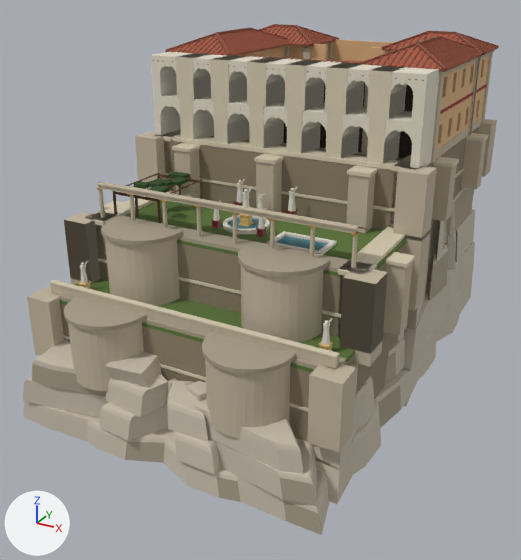
Two versions of the glTF model nero-rome-reader /assets/models/rome/rome_domus_a.glb, one commit apart.
Camera for both pictures: a 50 mm lens placed at (33.7, -66.4, 17.7), pointed at (-0.7, -3.8, -13.5). Lighting does not change. The marker at lower left points along +X, +Y and +Z. The picture after the commit comes second. Vertices at exactly the same position are counted once.

Names of what the first picture shows: 'rome_domus_a'.
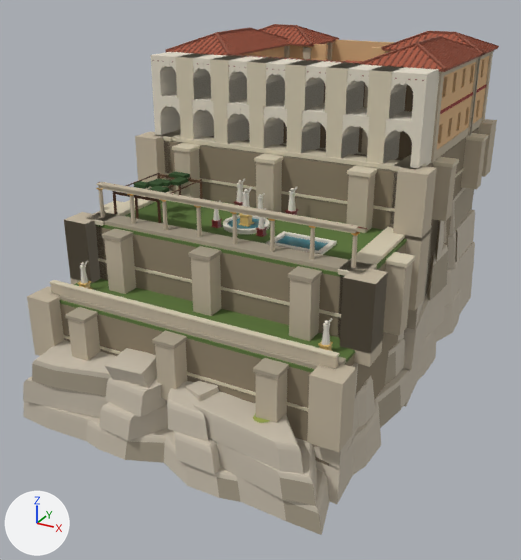
Changed parts and their boxes [x1, y1, x2, y2] in the pictures (521 x 560 px):
part 1 of me_rome_domus_a, added
    after: [102, 228, 134, 242]
part 2 of me_rome_domus_a, added
    after: [188, 246, 222, 261]
part 3 of me_rome_domus_a, added
    after: [288, 266, 322, 283]
part 4 of me_rome_domus_a, added
    after: [65, 307, 98, 323]
part 5 of me_rome_domus_a, added (beige)
    after: [152, 330, 187, 349]
part 6 of me_rome_domus_a, added (beige)
    after: [253, 358, 289, 379]
part 7 of me_rome_domus_a, added (beige)
    after: [104, 237, 136, 294]
part 8 of me_rome_domus_a, added (beige)
    after: [191, 255, 221, 316]
part 9 of me_rome_domus_a, added (beige)
    after: [289, 277, 320, 341]
part 10 of me_rome_domus_a, added (beige)
    after: [68, 316, 101, 361]
part 11 of me_rome_domus_a, added (beige)
    after: [155, 341, 187, 400]
part 12 of me_rome_domus_a, added (beige)
    after: [256, 371, 287, 423]
part 13 of me_rome_domus_a, deleted (beige)
    before: [64, 218, 330, 438]
part 14 of me_rome_domus_a, recoloured
    both: [283, 85, 413, 158]

Edits to the bpy script that builds the scene:
```text
Add mat_gallery_wall:
    mat_gallery_wall = principled_material('gallery_wall')
    mat_gallery_wall.base_color = (0.214, 0.163, 0.1)  # brown #7f7059
    mat_gallery_wall.roughness = 0.92
Change me_rome_domus_a:
    used by ob_rome_domus_a; location = (0.0, 0.0, 0.0)
    remove me_rome_domus_a.from_pydata(...)  # 11646 vertices, 17206 faces; spans x -17.0..17.0, y -25.0..24.4, z -25.0..10.7
    add me_rome_domus_a.from_pydata(...)  # 11438 vertices, 16774 faces; spans x -17.0..17.0, y -25.0..24.4, z -25.0..10.7
    me_rome_domus_a part 1: a new loose piece, a box spanning x -11.14..-8.86, y -16.45..-13.75, z -6.45..-6.1, in mat_rock2 (beige #a89e8a)
    me_rome_domus_a part 2: a new loose piece, a box spanning x -1.14..1.14, y -16.45..-13.75, z -6.45..-6.1, in mat_rock2 (beige #a89e8a)
    me_rome_domus_a part 3: a new loose piece, a box spanning x 8.86..11.14, y -16.45..-13.75, z -6.45..-6.1, in mat_rock2 (beige #a89e8a)
    me_rome_domus_a part 4: a new loose piece, a box spanning x -11.14..-8.86, y -22.45..-19.75, z -12.45..-12.1, in mat_rock2 (beige #a89e8a)
    me_rome_domus_a part 5: a new loose piece, a box spanning x -1.14..1.14, y -22.45..-19.75, z -12.45..-12.1, in mat_rock2 (beige #a89e8a)
    me_rome_domus_a part 6: a new loose piece, a box spanning x 8.86..11.14, y -22.45..-19.75, z -12.45..-12.1, in mat_rock2 (beige #a89e8a)
    me_rome_domus_a part 7: a new loose piece, a box spanning x -11.0..-9.0, y -16.3..-13.9, z -12.0..-6.4, in mat_stone (beige #c2b59e)
    me_rome_domus_a part 8: a new loose piece, a box spanning x -1.0..1.0, y -16.3..-13.9, z -12.0..-6.4, in mat_stone (beige #c2b59e)
    me_rome_domus_a part 9: a new loose piece, a box spanning x 9.0..11.0, y -16.3..-13.9, z -12.0..-6.4, in mat_stone (beige #c2b59e)
    me_rome_domus_a part 10: a new loose piece, a box spanning x -11.0..-9.0, y -22.3..-19.9, z -18.0..-12.4, in mat_stone (beige #c2b59e)
    me_rome_domus_a part 11: a new loose piece, a box spanning x -1.0..1.0, y -22.3..-19.9, z -18.0..-12.4, in mat_stone (beige #c2b59e)
    me_rome_domus_a part 12: a new loose piece, a box spanning x 9.0..11.0, y -22.3..-19.9, z -18.0..-12.4, in mat_stone (beige #c2b59e)
    me_rome_domus_a part 13: 8 loose pieces with 304 vertices, spanning x -11.5..11.5, y -24.5..-13.8, z -18.0..-5.2, are deleted
    me_rome_domus_a part 14: 154 faces spanning x -14.2..14.2, y 2.5, z 0.0..7.9 switch from mat_dark (brown #332b24) to mat_gallery_wall (brown #7f7059)
    other edits to the shape of me_rome_domus_a do not show in these pictures
```
